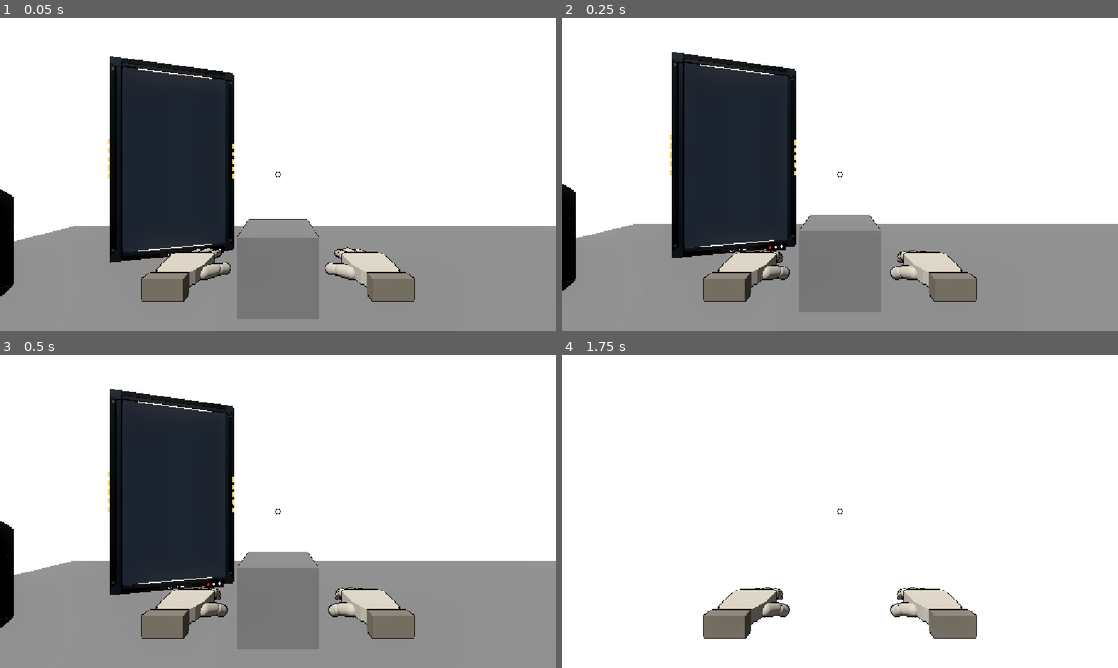
Above: before the commit, frames 1-4 (two rows, left to right).
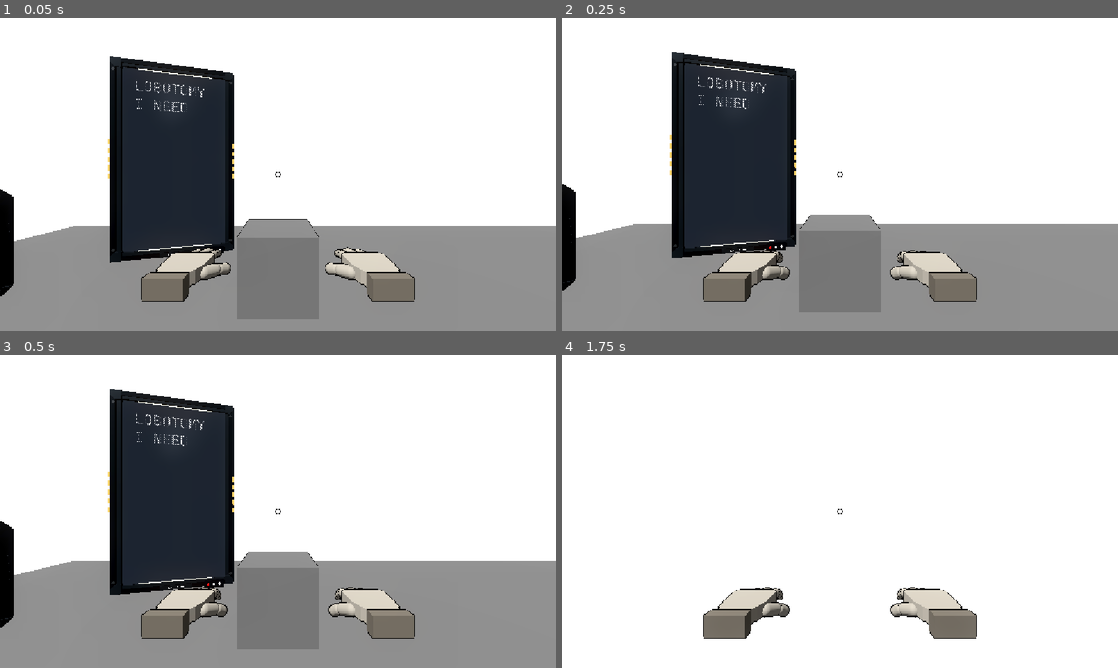
Above: after the commit, the same moments.

Repository: greedisfaust/fowl-play-project
Game: Godot game, scene res://arena/test_arena.tscn
The game is run twice, just before and just after one commit, with the same random seed, the same clock (stepped at 60 frames per second) and the same inputs.
Inputs (mouse positions are in pixels of both pictures, inside the frame that each line leads up to):
- Up to frame 1 (0.05 s): no input
- Up to frame 2 (0.25 s): no input
- Up to frame 3 (0.5 s): no input
- Up to frame 4 (1.75 s): tap Enter at 0.5 s; move the mouse to (867, 511) at 0.52 s; hold E (interact) 0.53-1.28 s; hold W (move_forward) from 0.53 s (still down); click (867, 511) at 0.67 s; tap Space (jump) at 0.77, 1.52 s; move the mouse to (812, 511) at 1.27 s; click (812, 511) at 1.35 s

The runs differ from the first frame. In frame 1, 0.2% of the frame differs, in the area x 24-37%, y 20-30%; in frame 2, 0.2%; in frame 3, 0.2%; in frame 4, nothing differs.
Error before the commit: Parse Error: Identifier "_menu_option_lines" not declared in the current scope. (res://ui/screen_text.gd:94)

Commit message:
fix: clean up screen menu hit-test tracking

Diff:
--- a/fowl-play/tests/m3_screen_text_test.gd
+++ b/fowl-play/tests/m3_screen_text_test.gd
@@ -44,7 +44,7 @@
 	await process_frame
 	var option_characters: Array = terminal.get("_menu_option_character_starts")
 	_check(option_characters.size() == 2, "Menu should retain one rendered line index per option")
-	if option_lines.size() == 2:
+	if option_characters.size() == 2:
 		var first_line: int = terminal.get_character_line(int(option_characters[0]))
 		var second_line: int = terminal.get_character_line(int(option_characters[1]))
 		var first_y: float = (float(terminal.get_line_offset(first_line)) + float(terminal.get_line_offset(second_line))) * 0.5
--- a/fowl-play/ui/screen_text.gd
+++ b/fowl-play/ui/screen_text.gd
@@ -91,8 +91,6 @@
 ## Replaces the display with selectable menu rows.
 func show_menu(header: String, description: String, options: Array[Dictionary], selected_index: int, prompt: String = "") -> void:
 	clear_screen()
-	_menu_option_lines.clear()
-	_menu_option_end_line = -1
 	if not header.is_empty():
 		_append_styled_line(header, header_color, true)
 	if not description.is_empty():
